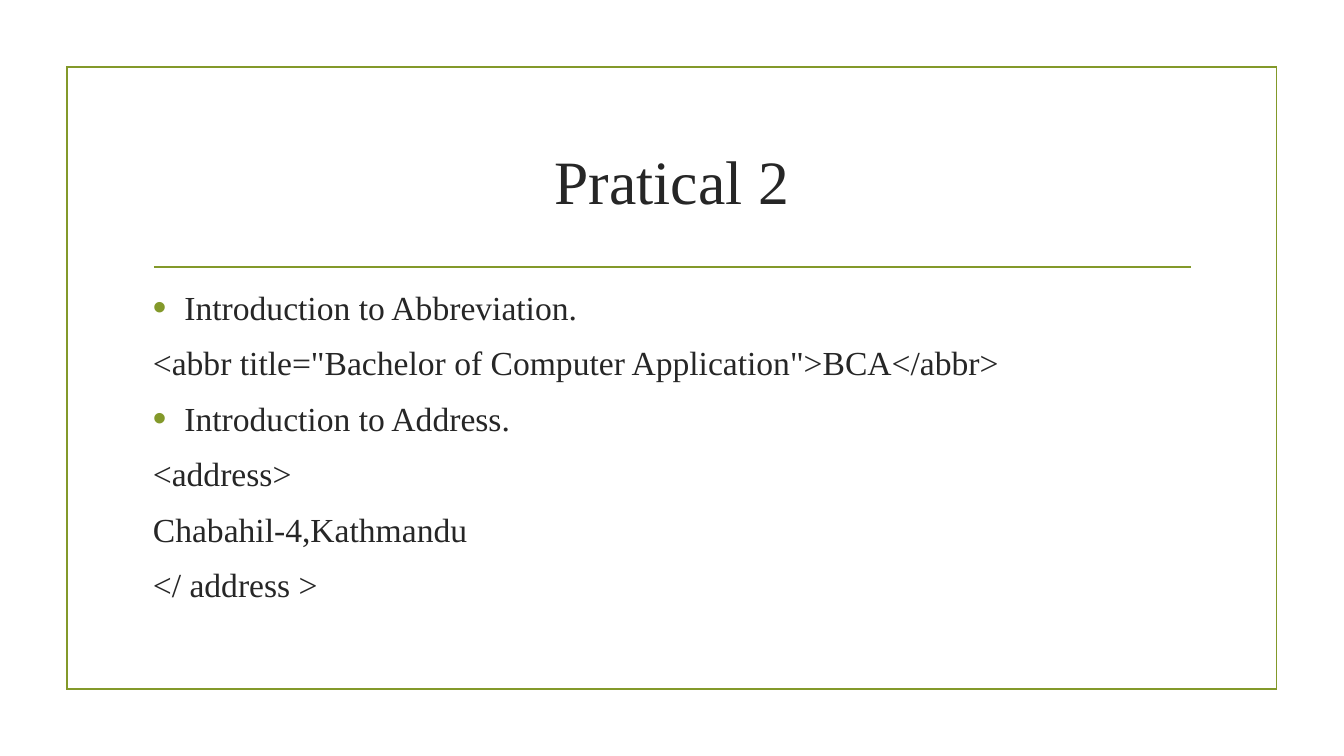
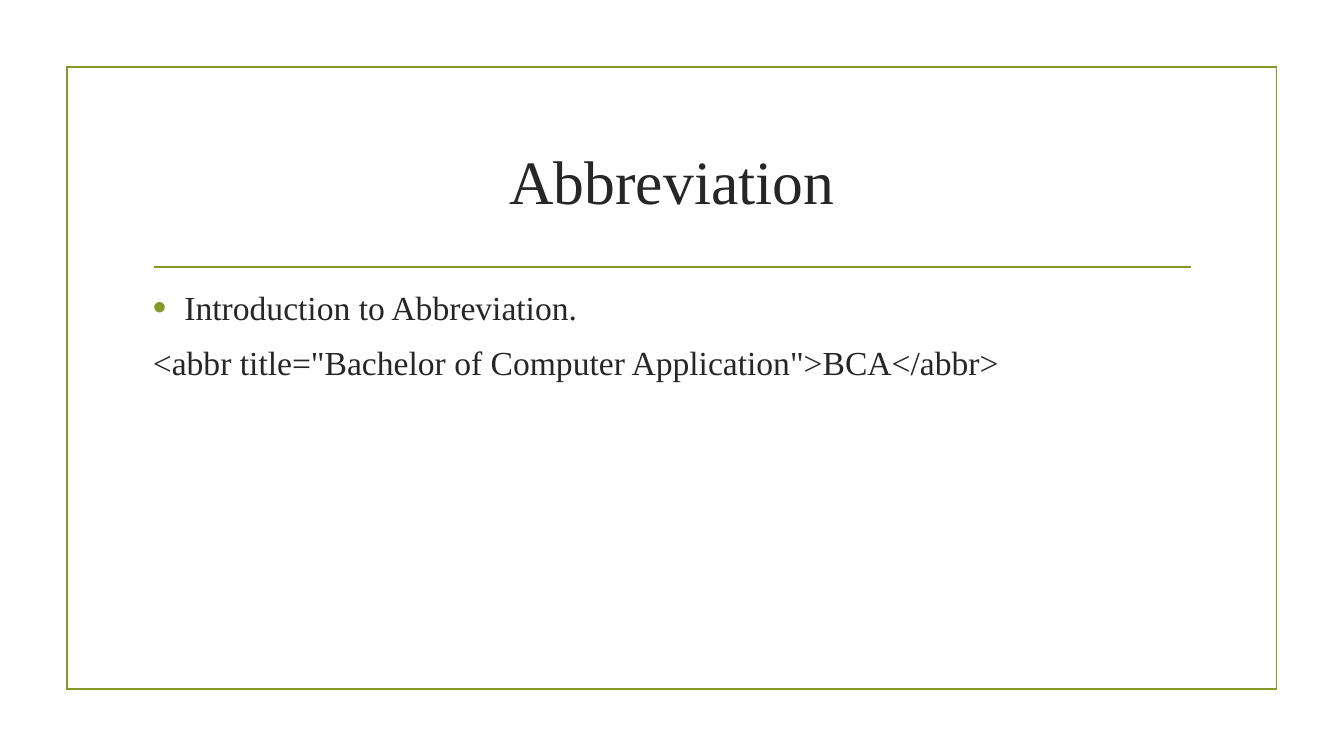
Before and after one commit to sagarshrestha81/FED, a slide deck: slide 18 of HTML.pptx (slide 17 before the commit). Drawn at 1344x756 pixels with LibreOffice and Linux fonts; fonts in the diff are those of the drawing; background and template pictures are left out. Boxes give left, top, right and bottom in pixels: in the first picture for what was removed or moved away, otherwise in the second. Text is boxed around its words. In the diff, an @@ line names an element or a change of style, - is before the commit and + after.

Commit message:
update js pptx

```diff
--- a/HTML.pptx
+++ b/HTML.pptx
@@ title at <box>509,161,834,205</box>: text changed @@
-Pratical 2
+Abbreviation
@@ text at <box>153,407,510,598</box>: paragraphs removed @@
-• Introduction to Address.
-<address>
-Chabahil-4,Kathmandu
-</ address >
```
Also in this commit, not shown: 19 other slides changed, 4 slides added, 5 slides removed, 4 other files.
